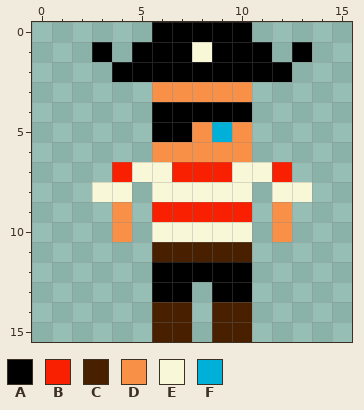
File history of a pixel-art sprite, player/Player.png. The picture above was drawn from the file before the commit.
The file is 16x16 pixels.
Palette (. is transparent): A #000000  B #f82000  C #482000  D #f89048  E #f8f8d8  F #00b0d8
After the commit:
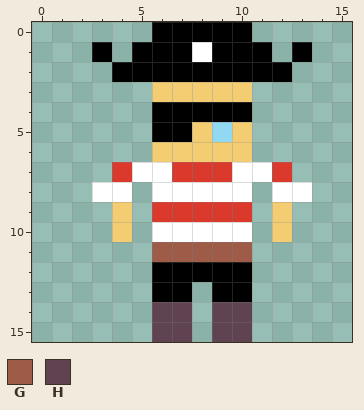
Colours new in this view: G #9e5b47  H #5f4351
The exact change:
Colour B changes from #f82000 to #dc392d.
Colour D changes from #f89048 to #f4cd72.
Colour E changes from #f8f8d8 to #ffffff.
Colour F changes from #00b0d8 to #91d9f3.
The edit turns colour C into colour G in row 11 at x 6 to 10.
The edit turns colour C into colour H in rows 14 to 15 at x 6 to 7 and 9 to 10.
Where, in picture pixels (left, top, right, bottom), the same in both pictures:
changed: (92, 42, 312, 342)
